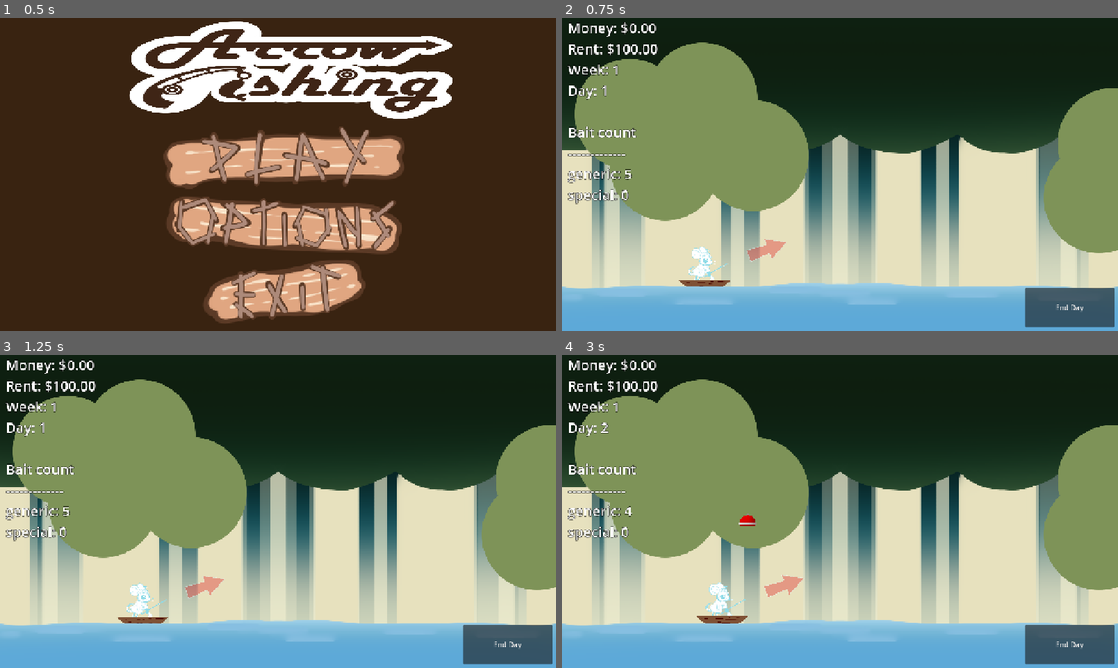
Above: before the commit, frames 1-4 (two rows, left to right).
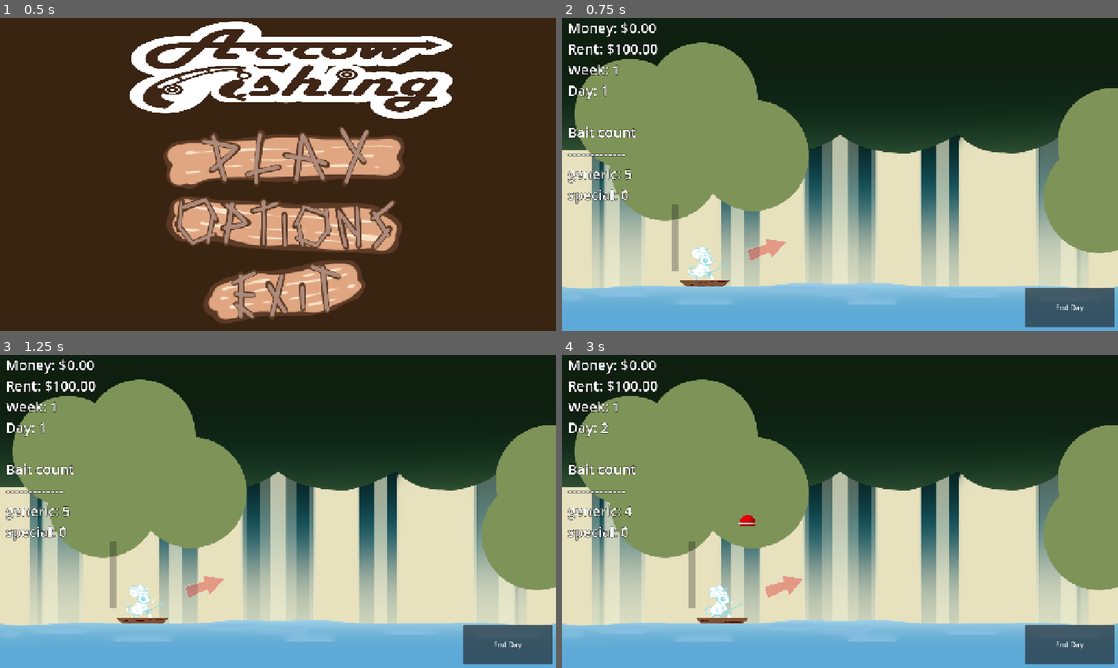
Above: after the commit, the same moments.

Repository: Meoah/Team-Awesome
Game: Godot game, scene res://scenes/default.tscn
Two runs of this game, one before a commit and one after it. Both use one fixed random seed, a clock stepped at 60 frames per second and the inputs below.
Inputs (mouse positions are in pixels of both pictures, inside the frame that each line leads up to):
- Up to frame 1 (0.5 s): no input
- Up to frame 2 (0.75 s): click (845, 158) at 0.5 s
- Up to frame 3 (1.25 s): no input
- Up to frame 4 (3 s): click "End Day" at 1.25 s; click "Go to bed" at 2 s; tap Enter (ui_accept) at 2.75 s; hold Right (right) from 2.78 s (still down); hold Enter (ui_accept) from 2.78 s (still down)

Frame 1 is identical in both runs. In frame 2, 0.4% of the frame differs, in the area x 19-40%, y 59-86%; in frame 3, 0.5%; in frame 4, 0.7%, in the area x 22-44%, y 51-86%.

Commit message:
I LOVE state machines

Diff:
--- a/project.godot
+++ b/project.godot
@@ -24,6 +24,7 @@
 Inventory="*res://scripts/ui/inventory.gd"
 player_data="*res://scripts/system/player_data.gd"
 GameManager="*res://scenes/game_manager.tscn"
+PlayManager="*res://scripts/managers/play_manager.gd"
 
 [debug]
 
--- a/scenes/actors/main_character.tscn
+++ b/scenes/actors/main_character.tscn
@@ -26,3 +26,10 @@
 [node name="CollisionShape2D" type="CollisionShape2D" parent="."]
 position = Vector2(0, -400)
 shape = SubResource("RectangleShape2D_w0brd")
+
+[node name="ProgressBar" type="ProgressBar" parent="."]
+offset_left = -500.0
+offset_right = 500.0
+offset_bottom = 100.0
+rotation = -1.5707964
+show_percentage = false
--- a/scripts/actors/main_character.gd
+++ b/scripts/actors/main_character.gd
@@ -5,17 +5,14 @@
 @export var bobber_scene : PackedScene
 @export var arrow_sprite : Sprite2D
 @export var boat_sprite : Sprite2D
-
 # Arrow
 var arrow_distance : float = 0.0
 var cast_strength : float = 500.0
 var cast_angle : float = 20.0
 var angle_speed : float = 120.0
-
 # Bobber
 var active_bobber_count : int = 0
 var bobber_limit : int = 1
-
 # Movement
 enum InputFlags{
 	MOVE_LEFT  = 1 << 0,
@@ -25,27 +22,35 @@
 }
 var input_flags : int = 0
 var move_speed : float = 200.0
-
 # Bobbing
-var bob_amplitude : float = 2.0
-var bob_speed : float = 4.0
+var bob_amplitude : float = 40.0
+var bob_speed : float = 8.0
 var bob_timer : float = 0.0
+# Parent Nodes
+var daytime_main : DaytimeMain
+var nighttime_main : NighttimeMain
 
 func _ready() -> void:
 	arrow_distance = arrow_sprite.position.length()
 	_update_arrow()
 
 func _input(event: InputEvent) -> void:
-	#TODO statemachine
-
+	# Arrow Keys
 	if event.is_action_pressed("left"):		_set_flag(InputFlags.MOVE_LEFT, true)
 	if event.is_action_released("left"):	_set_flag(InputFlags.MOVE_LEFT, false)
 	if event.is_action_pressed("right"):	_set_flag(InputFlags.MOVE_RIGHT, true)
-	if event.is_action_released("right")	:_set_flag(InputFlags.MOVE_RIGHT, false)
+	if event.is_action_released("right"):	_set_flag(InputFlags.MOVE_RIGHT, false)
 	if event.is_action_pressed("up"):		_set_flag(InputFlags.AIM_UP, true)
 	if event.is_action_released("up"):		_set_flag(InputFlags.AIM_UP, false)
 	if event.is_action_pressed("down"):		_set_flag(InputFlags.AIM_DOWN, true)
 	if event.is_action_released("down"):	_set_flag(InputFlags.AIM_DOWN, false)
+
+	# Casting
+	if event.is_action_pressed("ui_accept"): pass
+
+
+func _process(delta: float) -> void:
+	pass
 
 func _physics_process(delta: float) -> void:
 	_movement()
--- a/scripts/game/daytime_main.gd
+++ b/scripts/game/daytime_main.gd
@@ -14,8 +14,6 @@
 var fishTimer : float = 0.0
 var boatTimer : float = 0.0
 
-var jeremyOriginY : float = 0.0
-
 #Placeholder
 var bobTime : float = 0.0
 var bobOriginY : float = 0.0
@@ -23,12 +21,12 @@
 
 func _ready() -> void:
 	_update_info()
-	jeremyOriginY = jeremy_node.global_position.y
 	fishTimer = randf() * 5
 	bobber = bobber_scene.instantiate()
 
 	if player_data.get_day() == 1 && player_data.get_week() == 1:
 		player_data._add_bait("generic", 5)
+
 
 func _process(delta: float) -> void:
 	timeSinceCast += delta
@@ -59,9 +57,6 @@
 		bobber.queue_free()
 		bobber = bobber_scene.instantiate()
 		GameManager.popup_queue.show_popup(BasePopup.POPUP_TYPE.ARROWUI, {"flags" = BasePopup.POPUP_FLAG.WILL_PAUSE})
-
-
-	jeremy_node.global_position.y = jeremyOriginY + sin(boatTimer * 4.0) * 2.0
 
 #TODO move this elsewhere
 func calculate_rent() -> float:
--- a/scripts/game/nighttime_main.gd
+++ b/scripts/game/nighttime_main.gd
@@ -1,4 +1,5 @@
 extends Node2D
+class_name NighttimeMain
 
 @export var info : Label
 
--- a/scripts/managers/game_manager.gd
+++ b/scripts/managers/game_manager.gd
@@ -30,13 +30,16 @@
 	# Valid transitions.
 	var transitions : Dictionary = {
 		MainMenuState.STATE_NAME : [
-			PlayState.STATE_NAME],
+			PlayState.STATE_NAME
+			],
 		PlayState.STATE_NAME : [
 			MainMenuState.STATE_NAME,
-			PauseState.STATE_NAME],
+			PauseState.STATE_NAME
+			],
 		PauseState.STATE_NAME : [
 			MainMenuState.STATE_NAME,
-			PlayState.STATE_NAME],
+			PlayState.STATE_NAME
+			]
 	}
 
 	# Initializes state machine with name and valid transitions.
--- /dev/null
+++ b/scripts/managers/play_manager.gd
@@ -0,0 +1,104 @@
+extends Node
+
+## States
+var idle_day_state : IdleDayState
+var dialogue_day_state : DialogueDayState
+var moving_day_state : MovingDayState
+var casting_state : CastingState
+var waiting_state : WaitingState
+var reeling_state : ReelingState
+var catching_state : CatchingState
+var idle_night_state : IdleNightState
+var dialogue_night_state : DialogueNightState
+var moving_night_state : MovingNightState
+var shopping_state : ShoppingState
+var sleeping_state : SleepingState
+var dead_state : DeadState
+# State Machine
+var state_machine : StateMachine
+
+func _ready() -> void:
+	_setup_state_machine()
+
+# Initializes state machine.
+func _setup_state_machine() -> void:
+	# Valid transitions.
+	var transitions : Dictionary = {
+		IdleDayState.STATE_NAME : [
+			DialogueDayState.STATE_NAME,
+			MovingDayState.STATE_NAME,
+			CastingState.STATE_NAME,
+			IdleNightState.STATE_NAME
+		],
+		DialogueDayState.STATE_NAME : [
+			IdleDayState.STATE_NAME
+		],
+		MovingDayState.STATE_NAME : [
+			IdleNightState.STATE_NAME,
+			DialogueDayState.STATE_NAME,
+			CastingState.STATE_NAME
+		],
+		CastingState.STATE_NAME : [
+			IdleDayState.STATE_NAME,
+			WaitingState.STATE_NAME
+		],
+		WaitingState.STATE_NAME : [
+			ReelingState.STATE_NAME,
+			IdleDayState.STATE_NAME,
+			CatchingState.STATE_NAME
+		],
+		ReelingState.STATE_NAME : [
+			CatchingState.STATE_NAME
+		],
+		CatchingState.STATE_NAME : [
+			IdleNightState.STATE_NAME
+		],
+		IdleNightState.STATE_NAME : [
+			DialogueNightState.STATE_NAME,
+			MovingNightState.STATE_NAME,
+			ShoppingState.STATE_NAME,
+			SleepingState.STATE_NAME
+		],
+		DialogueNightState.STATE_NAME : [
+			IdleNightState.STATE_NAME,
+			ShoppingState.STATE_NAME
+		],
+		MovingNightState.STATE_NAME : [
+			IdleNightState.STATE_NAME,
+			DialogueNightState.STATE_NAME,
+			ShoppingState.STATE_NAME
+		],
+		ShoppingState.STATE_NAME : [
+			IdleNightState.STATE_NAME,
+		],
+		SleepingState.STATE_NAME : [
+			IdleDayState.STATE_NAME,
+			DeadState.STATE_NAME
+		],
+		DeadState.STATE_NAME : [
+			IdleDayState.STATE_NAME,
+			IdleNightState.STATE_NAME],
+
+	}
+
+	# Initializes state machine with name and valid transitions.
+	state_machine = StateMachine.new("play_state", transitions)
+
+	# Initializes each state machine to hook up with state machine.
+	dead_state = DeadState.new(state_machine)
+	idle_day_state = IdleDayState.new(state_machine)
+	dialogue_day_state = DialogueDayState.new(state_machine)
+	moving_day_state = MovingDayState.new(state_machine)
+	casting_state = CastingState.new(state_machine)
+	waiting_state = WaitingState.new(state_machine)
+	reeling_state = ReelingState.new(state_machine)
+	catching_state = CatchingState.new(state_machine)
+	idle_night_state = IdleNightState.new(state_machine)
+	dialogue_night_state = DialogueNightState.new(state_machine)
+	moving_night_state = MovingNightState.new(state_machine)
+	shopping_state = ShoppingState.new(state_machine)
+	sleeping_state = SleepingState.new(state_machine)
+	dead_state = DeadState.new(state_machine)
+
+	# Initial state.
+	state_machine.transition_to(dead_state)
--- /dev/null
+++ b/scripts/states/play/casting_state.gd
@@ -0,0 +1,17 @@
+extends State
+class_name CastingState
+
+const STATE_NAME : String = "CASTING_DAY_STATE"
+
+signal signal_casting_day
+
+func _init(parent: StateMachine) -> void:
+	state_name = STATE_NAME
+	super._init(parent)
+
+func enter(previous_state: State, data: Dictionary = {}) -> void:
+	super.enter(previous_state, data)
+	signal_casting_day.emit()
+
+func exit(next_state: State) -> void:
+	super.exit(next_state)
--- /dev/null
+++ b/scripts/states/play/catching_state.gd
@@ -0,0 +1,17 @@
+extends State
+class_name CatchingState
+
+const STATE_NAME : String = "CATCHING_STATE"
+
+signal signal_catching
+
+func _init(parent: StateMachine) -> void:
+	state_name = STATE_NAME
+	super._init(parent)
+
+func enter(previous_state: State, data: Dictionary = {}) -> void:
+	super.enter(previous_state, data)
+	signal_catching.emit()
+
+func exit(next_state: State) -> void:
+	super.exit(next_state)
--- /dev/null
+++ b/scripts/states/play/dead_state.gd
@@ -0,0 +1,17 @@
+extends State
+class_name DeadState
+
+const STATE_NAME : String = "DEAD_STATE"
+
+signal signal_dead
+
+func _init(parent: StateMachine) -> void:
+	state_name = STATE_NAME
+	super._init(parent)
+
+func enter(previous_state: State, data: Dictionary = {}) -> void:
+	super.enter(previous_state, data)
+	signal_dead.emit()
+
+func exit(next_state: State) -> void:
+	super.exit(next_state)
--- /dev/null
+++ b/scripts/states/play/dialogue_day_state.gd
@@ -0,0 +1,17 @@
+extends State
+class_name DialogueDayState
+
+const STATE_NAME : String = "DIALOGUE_DAY_STATE"
+
+signal signal_dialogue_day
+
+func _init(parent: StateMachine) -> void:
+	state_name = STATE_NAME
+	super._init(parent)
+
+func enter(previous_state: State, data: Dictionary = {}) -> void:
+	super.enter(previous_state, data)
+	signal_dialogue_day.emit()
+
+func exit(next_state: State) -> void:
+	super.exit(next_state)
--- /dev/null
+++ b/scripts/states/play/dialogue_night_state.gd
@@ -0,0 +1,17 @@
+extends State
+class_name DialogueNightState
+
+const STATE_NAME : String = "DIALOGUE_NIGHT_STATE"
+
+signal signal_dialogue_night
+
+func _init(parent: StateMachine) -> void:
+	state_name = STATE_NAME
+	super._init(parent)
+
+func enter(previous_state: State, data: Dictionary = {}) -> void:
+	super.enter(previous_state, data)
+	signal_dialogue_night.emit()
+
+func exit(next_state: State) -> void:
+	super.exit(next_state)
--- /dev/null
+++ b/scripts/states/play/idle_day_state.gd
@@ -0,0 +1,17 @@
+extends State
+class_name IdleDayState
+
+const STATE_NAME : String = "IDLE_DAY_STATE"
+
+signal signal_idle_day
+
+func _init(parent: StateMachine) -> void:
+	state_name = STATE_NAME
+	super._init(parent)
+
+func enter(previous_state: State, data: Dictionary = {}) -> void:
+	super.enter(previous_state, data)
+	signal_idle_day.emit()
+
+func exit(next_state: State) -> void:
+	super.exit(next_state)
--- /dev/null
+++ b/scripts/states/play/idle_night_state.gd
@@ -0,0 +1,17 @@
+extends State
+class_name IdleNightState
+
+const STATE_NAME : String = "IDLE_NIGHT_STATE"
+
+signal signal_idle_night
+
+func _init(parent: StateMachine) -> void:
+	state_name = STATE_NAME
+	super._init(parent)
+
+func enter(previous_state: State, data: Dictionary = {}) -> void:
+	super.enter(previous_state, data)
+	signal_idle_night.emit()
+
+func exit(next_state: State) -> void:
+	super.exit(next_state)
--- /dev/null
+++ b/scripts/states/play/moving_day_state.gd
@@ -0,0 +1,17 @@
+extends State
+class_name MovingDayState
+
+const STATE_NAME : String = "MOVING_DAY_STATE"
+
+signal signal_moving_day
+
+func _init(parent: StateMachine) -> void:
+	state_name = STATE_NAME
+	super._init(parent)
+
+func enter(previous_state: State, data: Dictionary = {}) -> void:
+	super.enter(previous_state, data)
+	signal_moving_day.emit()
+
+func exit(next_state: State) -> void:
+	super.exit(next_state)
--- /dev/null
+++ b/scripts/states/play/moving_night_state.gd
@@ -0,0 +1,17 @@
+extends State
+class_name MovingNightState
+
+const STATE_NAME : String = "MOVING_NIGHT_STATE"
+
+signal signal_moving_night
+
+func _init(parent: StateMachine) -> void:
+	state_name = STATE_NAME
+	super._init(parent)
+
+func enter(previous_state: State, data: Dictionary = {}) -> void:
+	super.enter(previous_state, data)
+	signal_moving_night.emit()
+
+func exit(next_state: State) -> void:
+	super.exit(next_state)
--- /dev/null
+++ b/scripts/states/play/reeling_state.gd
@@ -0,0 +1,17 @@
+extends State
+class_name ReelingState
+
+const STATE_NAME : String = "REELING_STATE"
+
+signal signal_reeling
+
+func _init(parent: StateMachine) -> void:
+	state_name = STATE_NAME
+	super._init(parent)
+
+func enter(previous_state: State, data: Dictionary = {}) -> void:
+	super.enter(previous_state, data)
+	signal_reeling.emit()
+
+func exit(next_state: State) -> void:
+	super.exit(next_state)
--- /dev/null
+++ b/scripts/states/play/shopping_state.gd
@@ -0,0 +1,17 @@
+extends State
+class_name ShoppingState
+
+const STATE_NAME : String = "SHOPPING_STATE"
+
+signal signal_shopping
+
+func _init(parent: StateMachine) -> void:
+	state_name = STATE_NAME
+	super._init(parent)
+
+func enter(previous_state: State, data: Dictionary = {}) -> void:
+	super.enter(previous_state, data)
+	signal_shopping.emit()
+
+func exit(next_state: State) -> void:
+	super.exit(next_state)
--- /dev/null
+++ b/scripts/states/play/sleeping_state.gd
@@ -0,0 +1,17 @@
+extends State
+class_name SleepingState
+
+const STATE_NAME : String = "SLEEPING_STATE"
+
+signal signal_sleeping
+
+func _init(parent: StateMachine) -> void:
+	state_name = STATE_NAME
+	super._init(parent)
+
+func enter(previous_state: State, data: Dictionary = {}) -> void:
+	super.enter(previous_state, data)
+	signal_sleeping.emit()
+
+func exit(next_state: State) -> void:
+	super.exit(next_state)
--- /dev/null
+++ b/scripts/states/play/waiting_state.gd
@@ -0,0 +1,17 @@
+extends State
+class_name WaitingState
+
+const STATE_NAME : String = "WAITING_STATE"
+
+signal signal_waiting
+
+func _init(parent: StateMachine) -> void:
+	state_name = STATE_NAME
+	super._init(parent)
+
+func enter(previous_state: State, data: Dictionary = {}) -> void:
+	super.enter(previous_state, data)
+	signal_waiting.emit()
+
+func exit(next_state: State) -> void:
+	super.exit(next_state)
--- a/scripts/system/state.gd
+++ b/scripts/system/state.gd
@@ -2,7 +2,7 @@
 class_name State
 
 # State Data
-var state_name : String
+var state_name : String = "INITIAL_STATE"
 var _parent : StateMachine
 
 func _init(parent: StateMachine) -> void:
Not shown, added: scripts/managers/play_manager.gd.uid
Not shown, added: scripts/states/play/casting_state.gd.uid
Not shown, added: scripts/states/play/catching_state.gd.uid
Not shown, added: scripts/states/play/dead_state.gd.uid
Not shown, added: scripts/states/play/dialogue_day_state.gd.uid
Not shown, added: scripts/states/play/dialogue_night_state.gd.uid
Not shown, added: scripts/states/play/idle_day_state.gd.uid
Not shown, added: scripts/states/play/idle_night_state.gd.uid
Not shown, added: scripts/states/play/moving_day_state.gd.uid
Not shown, added: scripts/states/play/moving_night_state.gd.uid
Not shown, added: scripts/states/play/reeling_state.gd.uid
Not shown, added: scripts/states/play/shopping_state.gd.uid
(and 2 more such lines)
